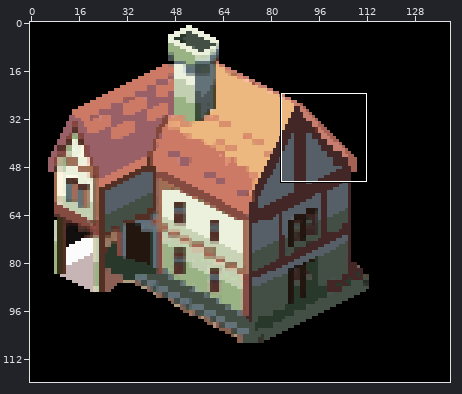
Two states of a sprite sheet, data/textures/blocks/house.png. The picture above shows the old version from afar; the outline marks the close-up.
Close-up. Before the commit:
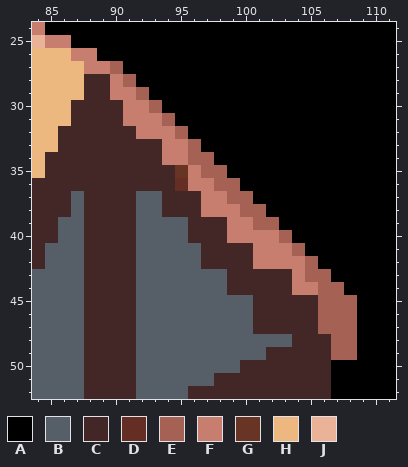
The file is 140x120 pixels. Colours within 5 levels of each other are drawn and written as one. Shown: x 84..111, y 24..52. The commit also changed other parts of the picture, which this record leaves out.
Palette (. is transparent): A #000000  B #565f68  C #432726  D #642e24  E #a46154  F #c77e6f  G #683524  H #ecb87f  J #eab297
Pixels before, first column x 84:
24 FAAAAAAAAAAAAAAAAAAAAAAAAAAA
25 JFFAAAAAAAAAAAAAAAAAAAAAAAAA
26 HHHFFAAAAAAAAAAAAAAAAAAAAAAA
27 HHHHFFEAAAAAAAAAAAAAAAAAAAAA
28 HHHHCCFEAAAAAAAAAAAAAAAAAAAA
29 HHHHCCFFEAAAAAAAAAAAAAAAAAAA
30 HHHCCCCFFEAAAAAAAAAAAAAAAAAA
31 HHHCCCCFFFEAAAAAAAAAAAAAAAAA
32 HHCCCCCCFFFEAAAAAAAAAAAAAAAA
33 HHCCCCCCCCFFEAAAAAAAAAAAAAAA
34 HCCCCCCCCCFFEEAAAAAAAAAAAAAA
35 HCCCCCCCCCCGFEEAAAAAAAAAAAAA
36 CCCCCCCCCCCDFFEEAAAAAAAAAAAA
37 CCCBCCCCBBCCCFFEEAAAAAAAAAAA
38 CCCBCCCCBBCCCFFFEEAAAAAAAAAA
39 CCBBCCCCBBBBCCCFFEEAAAAAAAAA
40 CCBBCCCCBBBBCCCFFFFEAAAAAAAA
41 CBBBCCCCBBBBBCCCCFFFEAAAAAAA
42 CBBBCCCCBBBBBCCCCFFFFEAAAAAA
43 BBBBCCCCBBBBBBBCCCCCFEEAAAAA
44 BBBBCCCCBBBBBBBCCCCCFFEEAAAA
45 BBBBCCCCBBBBBBBBBCCCCCEEEAAA
46 BBBBCCCCBBBBBBBBBCCCCCEEEAAA
47 BBBBCCCCBBBBBBBBBCCCCCEEEAAA
48 BBBBCCCCBBBBBBBBBBBBCCCEEAAA
49 BBBBCCCCBBBBBBBBBBCCCCCEEAAA
50 BBBBCCCCBBBBBBBBCCCCCCCAAAAA
51 BBBBCCCCBBBBBBCCCCCCCCCAAAAA
52 BBBBCCCCBBBBCCCCCCCCCCCAAAAA
After:
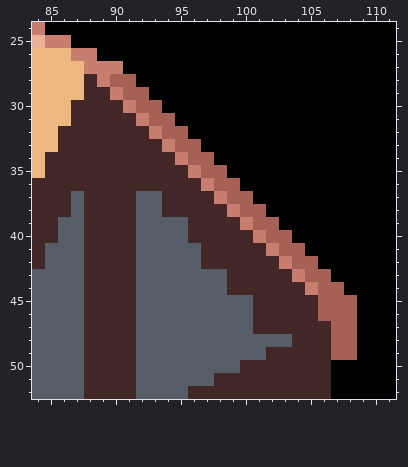
What changed:
{"y":27,"x":90,"old":"E","new":"F"}
{"y":28,"x":89,"old":"CF","new":"FE"}
{"y":29,"x":91,"old":"F","new":"E"}
{"y":30,"x":92,"old":"F","new":"E"}
{"y":31,"x":91,"old":"F","new":"C"}
{"y":31,"x":93,"old":"F","new":"E"}
{"y":32,"x":92,"old":"F","new":"C"}
{"y":32,"x":94,"old":"F","new":"E"}
{"y":33,"x":95,"old":"F","new":"E"}
{"y":34,"x":94,"old":"F","new":"C"}
{"y":35,"x":95,"old":"G","new":"C"}
{"y":36,"x":95,"old":"DF","new":"CC"}
{"y":37,"x":97,"old":"F","new":"C"}
{"y":38,"x":97,"old":"FF","new":"CC"}
{"y":39,"x":99,"old":"F","new":"C"}
{"y":40,"x":99,"old":"FF","new":"CC"}
{"y":40,"x":102,"old":"F","new":"E"}
{"y":41,"x":101,"old":"F","new":"C"}
{"y":41,"x":103,"old":"F","new":"E"}
{"y":42,"x":101,"old":"FF","new":"CC"}
{"y":42,"x":104,"old":"F","new":"E"}
{"y":44,"x":104,"old":"F","new":"C"}
{"y":47,"x":106,"old":"E","new":"C"}
{"label":"changed","picture_box":[97,61,331,334]}
